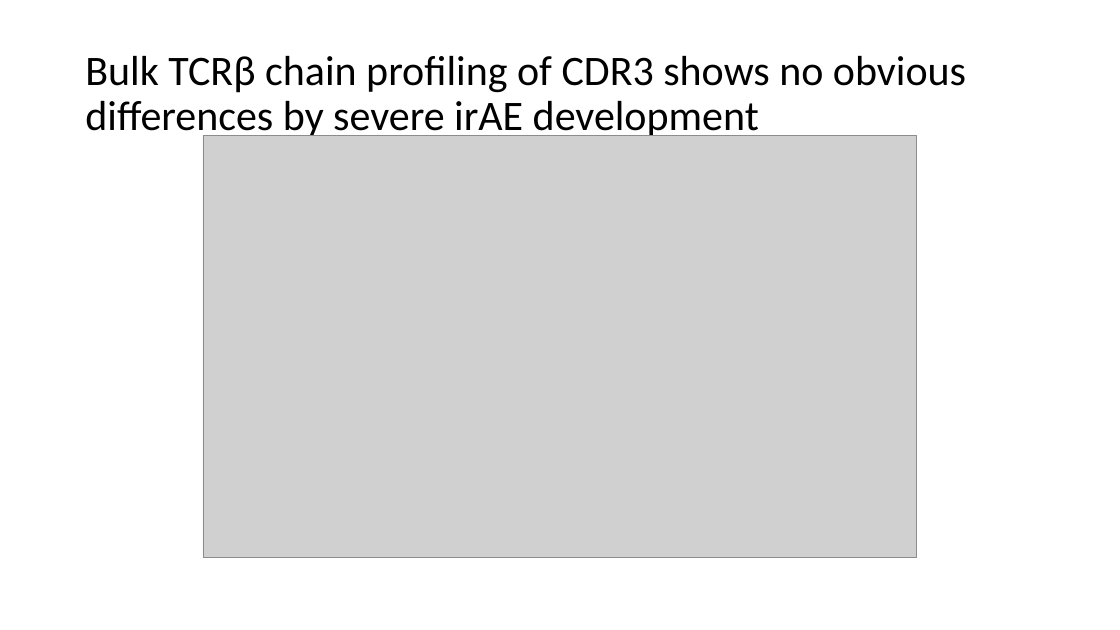
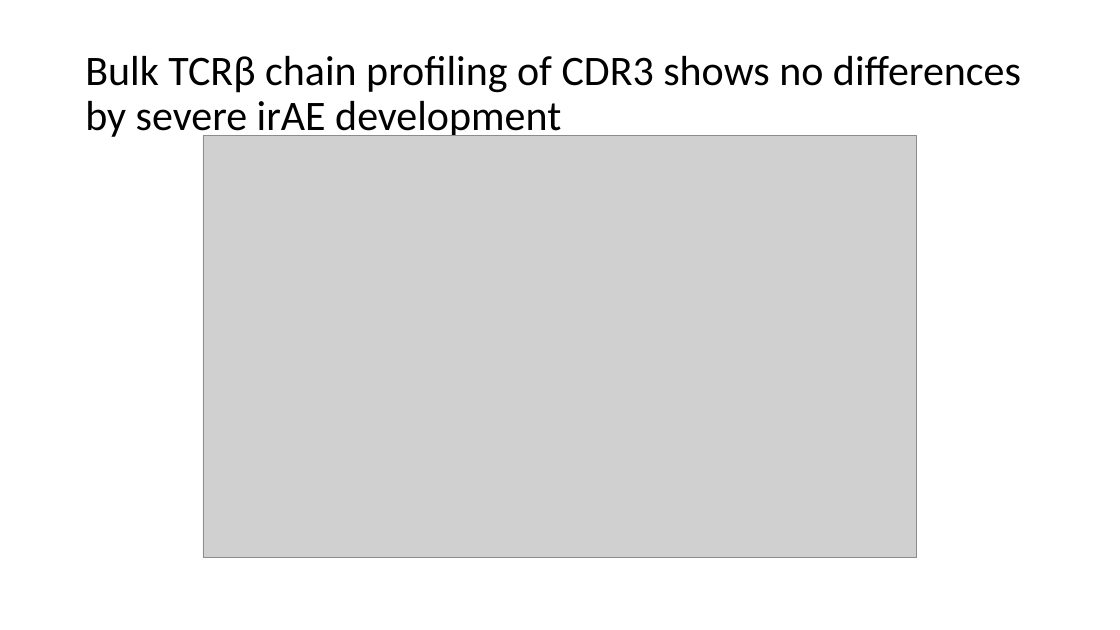
Before and after one commit to tybottorff/bottorffdocs, a slide deck: slide 10 of linsley_postdoc/presentations/weekly_meetings/10_12_23.pptx. Drawn at 1120x630 pixels with LibreOffice and Linux fonts; fonts in the diff are those of the drawing; grey boxes stand for pictures. Boxes give left, top, right and bottom in pixels: in the first picture for what was removed or moved away, otherwise in the second. Text is boxed around its words. In the diff, an @@ line names an element or a change of style, - is before the commit and + after.

```diff
--- a/linsley_postdoc/presentations/weekly_meetings/10_12_23.pptx
+++ b/linsley_postdoc/presentations/weekly_meetings/10_12_23.pptx
@@ title at (x1=85, y1=56, x2=1021, y2=141): text changed @@
-Bulk TCRβ chain profiling of CDR3 shows no obvious differences by severe irAE development
+Bulk TCRβ chain profiling of CDR3 shows no differences by severe irAE development
```
Also in this commit, not shown: 6 other slides changed, 1 slide added.
